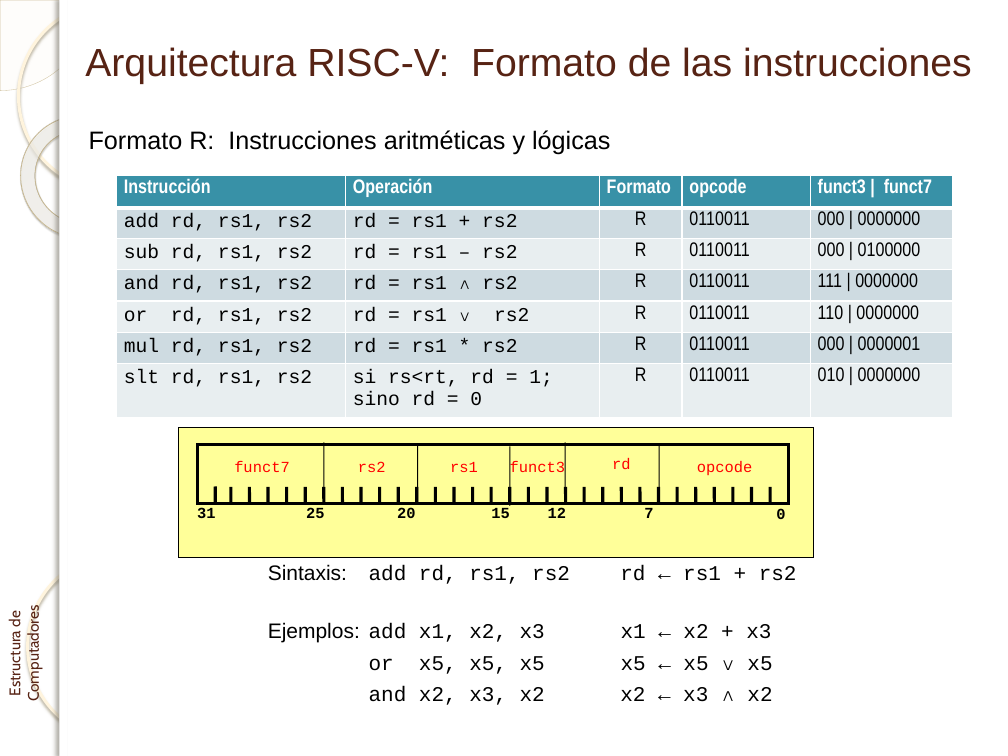
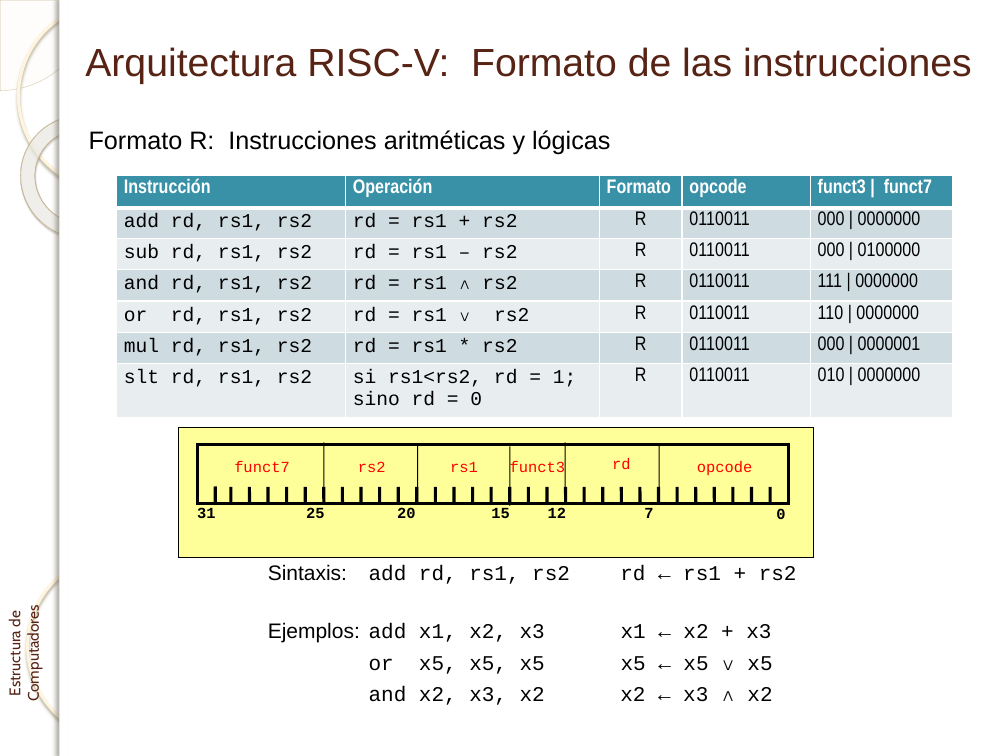
Before and after one commit to enriquesquintana/ETC, a slide deck: slide 22 of ETC_RISCV/Teoría/Tema 1. El procesador_RISCV.pptx. Drawn at 1008x756 pixels with LibreOffice and Linux fonts; fonts in the diff are those of the drawing; background and template pictures are left out. Boxes give left, top, right and bottom in pixels: in the first picture for what was removed or moved away, otherwise in the second. Text is boxed around its words. In the diff, an @@ line names an element or a change of style, - is before the commit and + after.

```diff
--- a/ETC_RISCV/Teoría/Tema 1. El procesador_RISCV.pptx
+++ b/ETC_RISCV/Teoría/Tema 1. El procesador_RISCV.pptx
@@ table at (x1=116, y1=175, x2=952, y2=417) @@
-row 7, column 2: si rs<rt, rd = 1; / sino rd = 0
+row 7, column 2: si rs1<rs2, rd = 1; / sino rd = 0
```
Also in this commit, not shown: 2 other slides changed.
